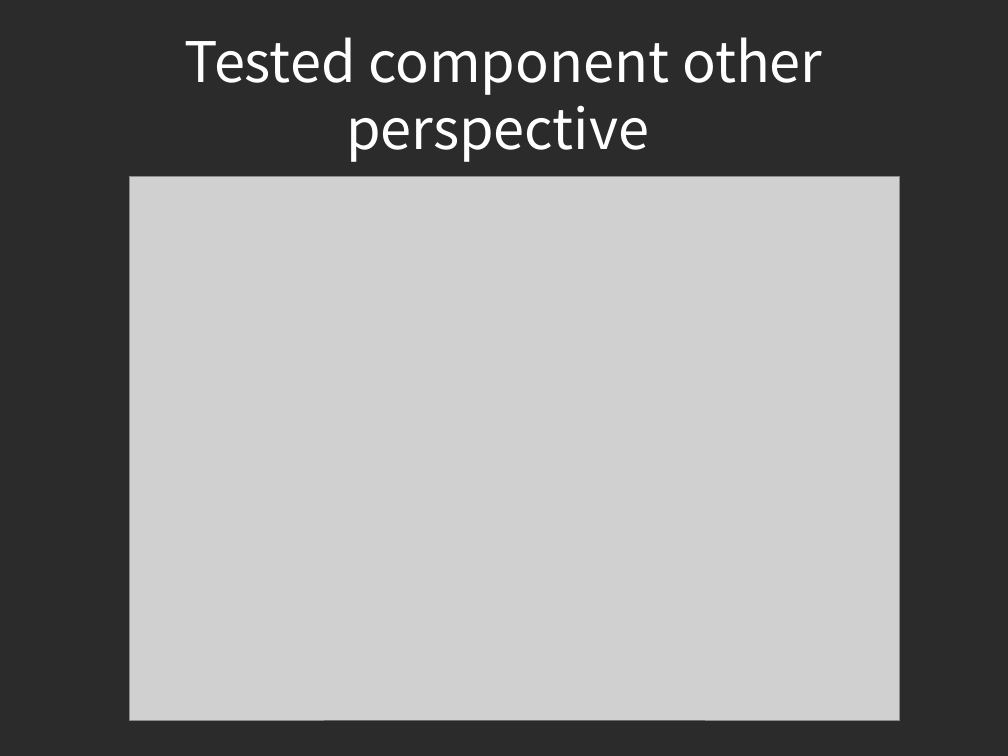
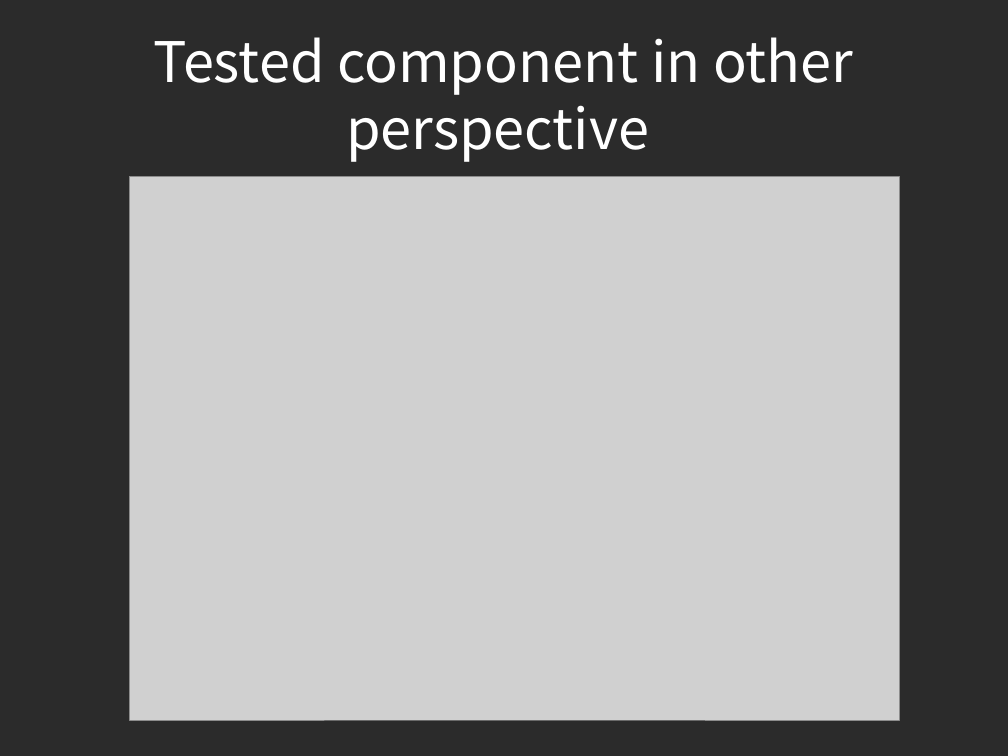
Before and after one commit to piotrek24061988/AutomaticTesting, a slide deck: slide 18 of module1/doc/AutomatedTesting.odp. Drawn at 1008x756 pixels with LibreOffice and Linux fonts; fonts in the diff are those of the drawing; grey boxes stand for pictures; background and template pictures are left out; a plain dark background stands for a picture behind light text. Boxes give left, top, right and bottom in pixels: in the first picture for what was removed or moved away, otherwise in the second. Text is boxed around its words. In the diff, an @@ line names an element or a change of style, - is before the commit and + after.

```diff
--- a/module1/doc/AutomatedTesting.odp
+++ b/module1/doc/AutomatedTesting.odp
@@ title at <box>154,37,853,162</box>: text changed @@
-Tested component other perspective
+Tested component in other perspective
```
Also in this commit, not shown: 11 other slides changed, 2 slides added.
